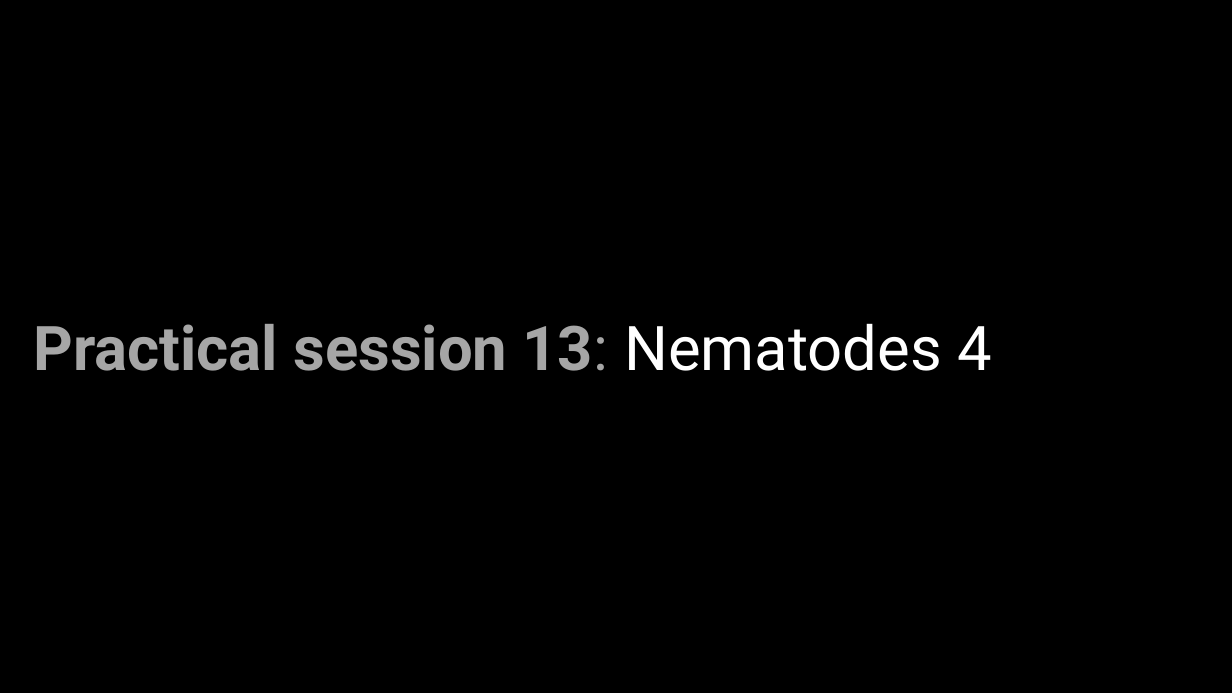
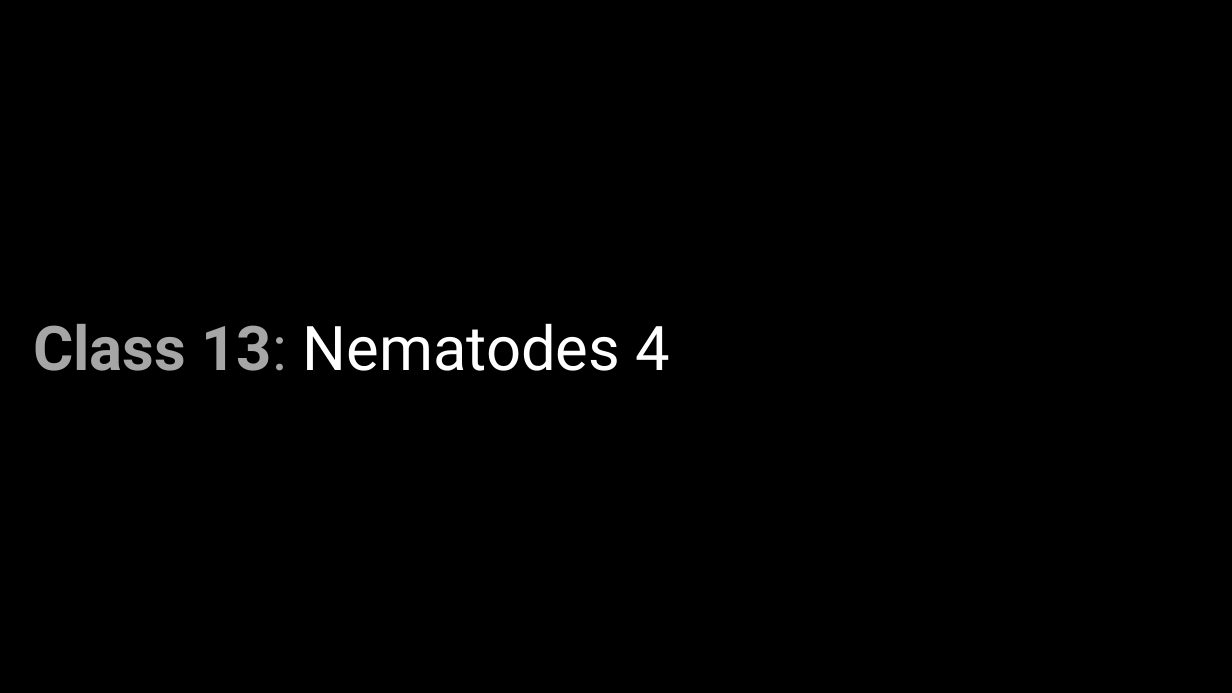
Before and after one commit to wood-lab/fish_406, a slide deck: slide 6 of docs/lectures/in-class_activities/class_13.pptx (slide 8 before the commit). Drawn at 1232x693 pixels with LibreOffice and Linux fonts; fonts in the diff are those of the drawing. Boxes give left, top, right and bottom in pixels: in the first picture for what was removed or moved away, otherwise in the second. Text is boxed around its words. In the diff, an @@ line names an element or a change of style, - is before the commit and + after.

Commit message:
update ppt and class agenda for class 13

```diff
--- a/docs/lectures/in-class_activities/class_13.pptx
+++ b/docs/lectures/in-class_activities/class_13.pptx
@@ text at [33,323,671,371]: text changed; text colour #A6A6A6 to #FFFFFF; bold off @@
-Practical session 13: Nematodes 4
+Class 13: Nematodes 4
```
Also in this commit, not shown: 1 other slide changed, 2 slides removed, 11 other files.
